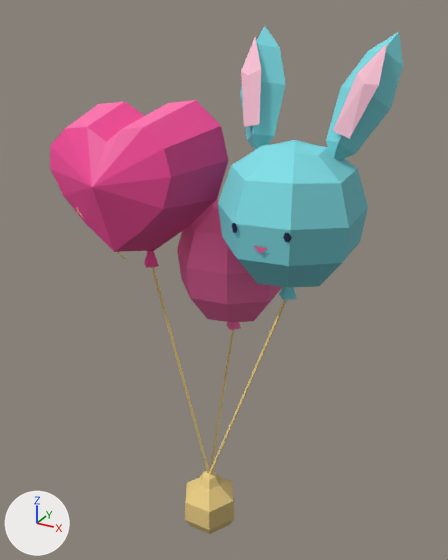
Renders of the glTF model public/models/omg-c/balloons.glb from each side of a commit.
Rendered twice from a 50 mm lens placed at (1.82, -3.19, 3.59), pointed at (0.01, 0.1, 1.95). Lighting does not change. The marker at lower left points along +X, +Y and +Z. The older version comes first. Where no turn or scale is listed for an object, it has been applied to the vertices. Vertices at exactly the same position are counted once.

Before the edit, the objects in view are built like this:
```python
me_mesh_0 = bpy.data.meshes.new('Mesh_0')
me_mesh_0.from_pydata(...)  # 240 vertices, 379 faces; spans x -1.0..1.0, y -0.6..0.6, z 0.4..3.5
me_mesh_0.materials.append(mat_paper)
me_mesh_1 = bpy.data.meshes.new('Mesh_1')
me_mesh_1.from_pydata(...)  # 31 vertices, 58 faces; spans x -0.252..0.176, y -0.224..0.155, z 0.0..0.425
me_mesh_1.materials.append(mat_paper)
ob_root_mesh = bpy.data.objects.new('root_mesh', me_mesh_1)
ob_root_mesh.location = (0.0, 0.0, 0.0)
ob_swing_mesh = bpy.data.objects.new('swing_mesh', me_mesh_0)
ob_swing_mesh.location = (0.0, 0.0, 0.0)
```
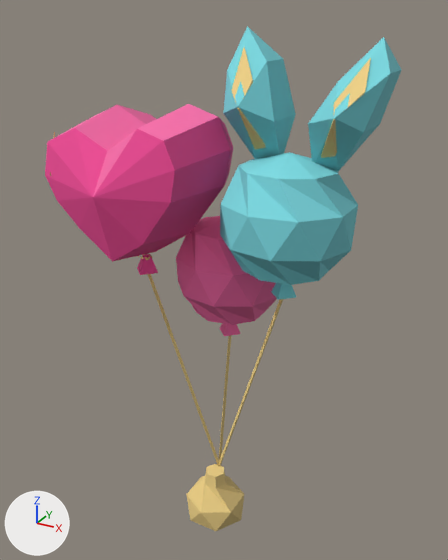
Pixel boxes (x1, y1, x2, y2) of what changed, in the pictures (448 x 560 px; the box of a moved part takes in the faces that stretch with it):
'swing_mesh', reshaped
    before: (50, 26, 403, 474)
    after: (45, 26, 402, 466)
'root_mesh', reshaped (18% wider, 6% taller)
    before: (185, 471, 234, 534)
    after: (186, 464, 244, 531)
part 1 of me_mesh_0, moved or reshaped
    before: (144, 250, 159, 268)
    after: (137, 254, 158, 275)
part 2 of me_mesh_0, moved or reshaped
    before: (151, 267, 209, 473)
    after: (147, 274, 219, 465)
part 3 of me_mesh_0, moved or reshaped
    before: (226, 322, 241, 330)
    after: (219, 323, 240, 336)
part 4 of me_mesh_0, moved or reshaped
    before: (209, 330, 234, 471)
    after: (218, 335, 231, 466)
part 5 of me_mesh_0, moved or reshaped
    before: (279, 287, 297, 300)
    after: (271, 283, 296, 300)
part 6 of me_mesh_0, moved or reshaped
    before: (209, 300, 287, 474)
    after: (219, 299, 283, 466)
part 7 of me_mesh_0, rebuilt (11% shorter)
    before: (177, 199, 282, 322)
    after: (176, 216, 277, 325)
part 8 of me_mesh_0, rebuilt (8% narrower, 10% shorter)
    before: (218, 140, 368, 288)
    after: (220, 152, 358, 285)
part 9 of me_mesh_0, rebuilt
    before: (50, 100, 229, 252)
    after: (45, 104, 233, 262)
part 10 of me_mesh_0, rebuilt (57% wider, 7% taller)
    before: (240, 26, 286, 150)
    after: (223, 26, 296, 159)
part 11 of me_mesh_0, rebuilt (22% wider)
    before: (326, 32, 403, 161)
    after: (308, 37, 402, 171)
part 12 of me_mesh_0, deleted
    before: (232, 223, 237, 233)
part 13 of me_mesh_0, deleted
    before: (283, 232, 292, 243)
part 14 of me_mesh_0, deleted
    before: (241, 38, 261, 127)
part 15 of me_mesh_0, deleted
    before: (333, 44, 387, 139)
part 16 of me_mesh_0, deleted
    before: (254, 246, 268, 254)
part 17 of me_mesh_0, added
    after: (231, 47, 371, 158)

Patch to the scene script:
```diff
--- a/public/models/omg-c/balloons.glb.py
+++ b/public/models/omg-c/balloons.glb.py
@@ me_mesh_0 @@
-me_mesh_0.from_pydata(...)  # 240 vertices, 379 faces; spans x -1.0..1.0, y -0.6..0.6, z 0.4..3.5
+me_mesh_0.from_pydata(...)  # 240 vertices, 380 faces; spans x -1.0..1.0, y -0.6..0.6, z 0.43..3.5
+# me_mesh_0 part 1: the loose piece of 8 vertices spanning x -0.48..-0.37, y -0.15..-0.03, z 2.04..2.14 is scaled about its middle by (1.47, 1.4, 1.08), then moved by (-0.01, -0.03, -0.03)
+# me_mesh_0 part 2: the loose piece of 6 vertices spanning x -0.43..-0.03, y -0.1..-0.03, z 0.4..2.05 is multiplied about its middle by the matrix ((0.933, -0.275, -0.048), (0.274, 0.934, -0.019), (0.051, 0.005, 0.973)), then moved by (0.01, 0.03, -0.01)
+# me_mesh_0 part 3: the loose piece of 8 vertices spanning x -0.05..0.07, y 0.18..0.3, z 1.53..1.63 is scaled about its middle by (1.47, 1.4, 1.08), then moved by (-0.03, 0.01, -0.04)
+# me_mesh_0 part 4: the loose piece of 6 vertices spanning x -0.05..0.02, y -0.04..0.25, z 0.4..1.55 is multiplied about its middle by the matrix ((0.892, -0.208, 0.004), (0.208, 0.89, -0.065), (0.011, 0.064, 0.914)), then moved by (0.0, 0.05, -0.02)
+# me_mesh_0 part 5: the loose piece of 8 vertices spanning x 0.48..0.59, y -0.12..0.0, z 2.01..2.11 is scaled about its middle by (1.47, 1.4, 1.08), then moved by (-0.06, 0.08, -0.03)
+# me_mesh_0 part 6: the loose piece of 6 vertices spanning x -0.05..0.54, y -0.07..-0.03, z 0.4..2.02 is scaled about its middle by (0.845, 1.58, 0.96), then moved by (-0.02, 0.09, -0.01)
+# me_mesh_0 part 7: the loose piece of 42 vertices spanning x -0.34..0.36, y -0.13..0.6, z 1.6..2.47 is rebuilt with 38 vertices and now spans x -0.4..0.35, y -0.1..0.6, z 1.59..2.35
+# me_mesh_0 part 8: the loose piece of 42 vertices spanning x 0.15..0.92, y -0.46..0.34, z 2.1..2.93 is rebuilt with 38 vertices and now spans x 0.07..0.87, y -0.35..0.39, z 2.08..2.85
+# me_mesh_0 part 9: the loose piece of 30 vertices spanning x -1.0..0.13, y -0.6..0.3, z 2.13..3.11 is rebuilt with 38 vertices and now spans x -1.0..0.13, y -0.6..0.37, z 2.11..3.08
+# me_mesh_0 part 10: the loose piece of 14 vertices spanning x 0.1..0.39, y -0.06..0.32, z 2.83..3.5 is rebuilt with 12 vertices and now spans x 0.1..0.41, y -0.17..0.24, z 2.76..3.5
+# me_mesh_0 part 11: the loose piece of 14 vertices spanning x 0.68..1.0, y -0.06..0.32, z 2.83..3.48 is rebuilt with 12 vertices and now spans x 0.6..1.0, y -0.17..0.24, z 2.76..3.46
+# me_mesh_0 part 12: the loose piece of 13 vertices spanning x 0.36..0.41, y -0.47..-0.45, z 2.52..2.57 is deleted
+# me_mesh_0 part 13: the loose piece of 8 vertices spanning x 0.66..0.71, y -0.47..-0.46, z 2.51..2.57 is deleted
+# me_mesh_0 part 14: the loose piece of 6 vertices spanning x 0.16..0.32, y -0.06..0.14, z 2.99..3.45 is deleted
+# me_mesh_0 part 15: the loose piece of 6 vertices spanning x 0.75..0.94, y -0.06..0.14, z 2.98..3.43 is deleted
+# me_mesh_0 part 16: the loose piece of 5 vertices spanning x 0.49..0.58, y -0.46, z 2.42..2.46 is deleted
+# me_mesh_0 part 17: 12 vertices added at x 0.18..0.91, y -0.17..0.02, z 2.85..3.4
+# other edits to the shape of me_mesh_0 do not show in these pictures
 me_mesh_0.materials.append(mat_paper)
@@ me_mesh_1 @@
-me_mesh_1.from_pydata(...)  # 31 vertices, 58 faces; spans x -0.252..0.176, y -0.224..0.155, z 0.0..0.425
+me_mesh_1.from_pydata(...)  # 31 vertices, 58 faces; spans x -0.234..0.211, y -0.209..0.225, z 0.0..0.428
+# me_mesh_1 part 18: the whole mesh is rebuilt
 me_mesh_1.materials.append(mat_paper)
```
